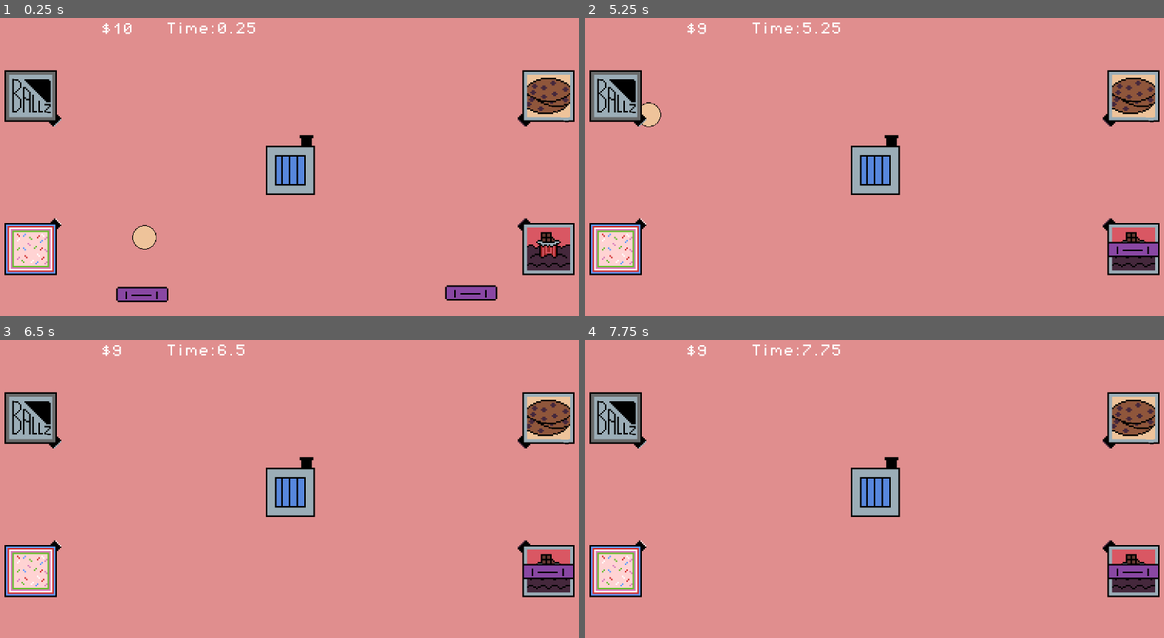
Above: before the commit, frames 1-4 (two rows, left to right).
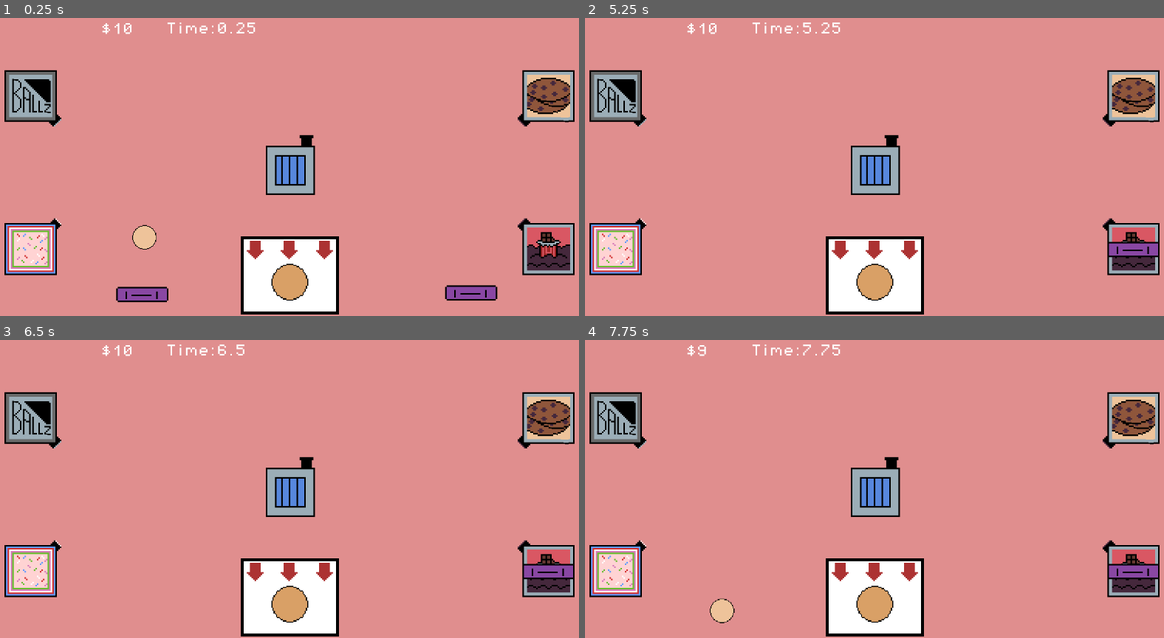
Above: after the commit, the same moments.

Repository: nimilgp/brackey-2025-aug
Game: Godot game, scene res://scenes/game.tscn
Two runs of this game, one before a commit and one after it. Both use one fixed random seed, a clock stepped at 60 frames per second and the inputs below.
Inputs (mouse positions are in pixels of both pictures, inside the frame that each line leads up to):
- Up to frame 1 (0.25 s): no input
- Up to frame 2 (5.25 s): drag from (729, 295) to (1135, 250) at 0.52 s; drag from (1053, 292) to (1135, 250) at 1.27 s; tap Enter at 2, 3.5, 5 s; move the mouse to (932, 77) at 2.02 s; hold D 2.03-2.75 s; tap Space at 2.75, 4.25 s; drag from (845, 217) to (613, 250) at 2.77 s; move the mouse to (1053, 199) at 3.52 s; hold A 3.53-4.25 s; drag from (695, 101) to (613, 250) at 4.27 s; move the mouse to (903, 149) at 5.02 s; hold S from 5.03 s (still down); click (903, 149) at 5.17 s
- Up to frame 3 (6.5 s): release S at 5.75 s; drag from (202, 390) to (550, 417) at 5.77 s
- Up to frame 4 (7.75 s): tap Space at 6.5 s; move the mouse to (1001, 456) at 6.52 s; hold D 6.53-7.25 s; drag from (758, 489) to (845, 539) at 7.27 s

The runs differ from the first frame. In frame 1, 4.4% of the frame differs, in the area x 41-59%, y 73-100%; in frame 2, 4.7%, in the area x 9-59%, y 1-100%; in frame 3, 4.5%; in frame 4, 4.7%.

Commit message:
customer order object

Diff:
--- /dev/null
+++ b/scenes/customer.gd
@@ -0,0 +1 @@
+extends Area2D
--- a/scenes/game.tscn
+++ b/scenes/game.tscn
@@ -17,8 +17,13 @@
 [ext_resource type="Texture2D" uid="uid://cegivgcf6mk0n" path="res://assets/dough-ball-disp.png" id="12_kvuet"]
 [ext_resource type="Script" uid="uid://bdvi6pxyiwn41" path="res://scripts/dough_dispenser.gd" id="13_ca42v"]
 [ext_resource type="Script" uid="uid://de41df306yldw" path="res://scripts/kill_zone.gd" id="14_trtic"]
+[ext_resource type="Texture2D" uid="uid://dn2e38coawyop" path="res://assets/collection-box.png" id="18_ssvqc"]
+[ext_resource type="Texture2D" uid="uid://8uljcly0vvll" path="res://assets/plain-cookiel.png" id="19_264po"]
 
 [sub_resource type="WorldBoundaryShape2D" id="WorldBoundaryShape2D_ir15t"]
+
+[sub_resource type="RectangleShape2D" id="RectangleShape2D_ssvqc"]
+size = Vector2(128, 102)
 
 [node name="Game" type="Node2D"]
 
@@ -91,7 +96,7 @@
 texture = ExtResource("12_kvuet")
 
 [node name="Timer2" type="Timer" parent="machines/doughDispenser"]
-wait_time = 5.0
+wait_time = 7.0
 autostart = true
 
 [node name="paddles" type="Node" parent="."]
@@ -109,6 +114,22 @@
 position = Vector2(0, 269)
 shape = SubResource("WorldBoundaryShape2D_ir15t")
 
+[node name="customer" type="Area2D" parent="."]
+position = Vector2(0, 133)
+
+[node name="Sprite2D" type="Sprite2D" parent="customer"]
+scale = Vector2(2, 2)
+texture = ExtResource("18_ssvqc")
+
+[node name="CollisionShape2D" type="CollisionShape2D" parent="customer"]
+position = Vector2(0, 1)
+shape = SubResource("RectangleShape2D_ssvqc")
+
+[node name="cookie" type="Sprite2D" parent="customer"]
+position = Vector2(0, 10)
+scale = Vector2(1.5, 1.5)
+texture = ExtResource("19_264po")
+
 [connection signal="body_entered" from="machines/chocDip" to="machines/chocDip" method="_on_body_entered"]
 [connection signal="body_entered" from="machines/oven" to="machines/oven" method="_on_body_entered"]
 [connection signal="body_entered" from="machines/sprinkles" to="machines/sprinkles" method="_on_body_entered"]
Binary file added: assets/collection-box.png
Not shown, added: scenes/customer.gd.uid
Not shown: 1 places in scenes/game.tscn that only renumber resources
